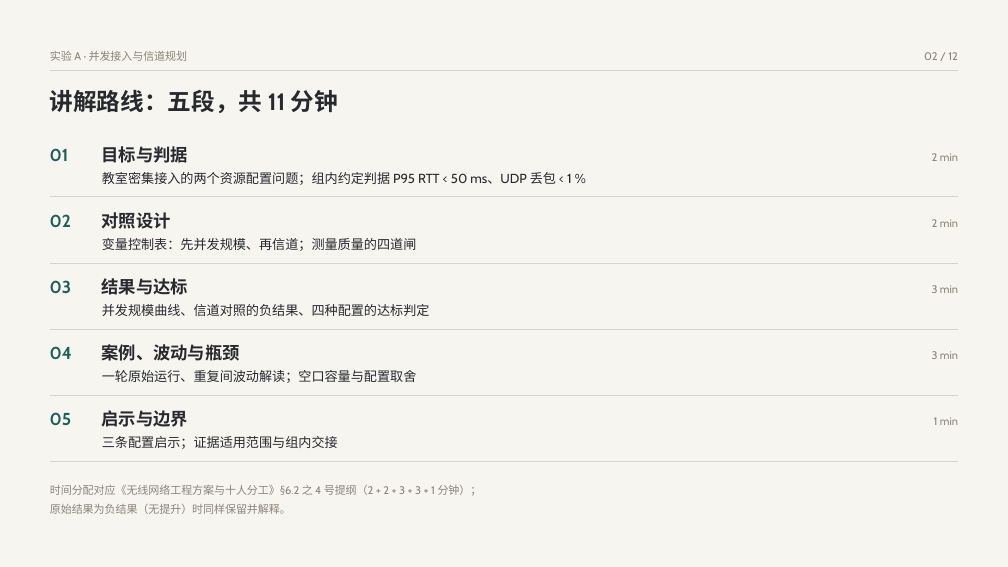
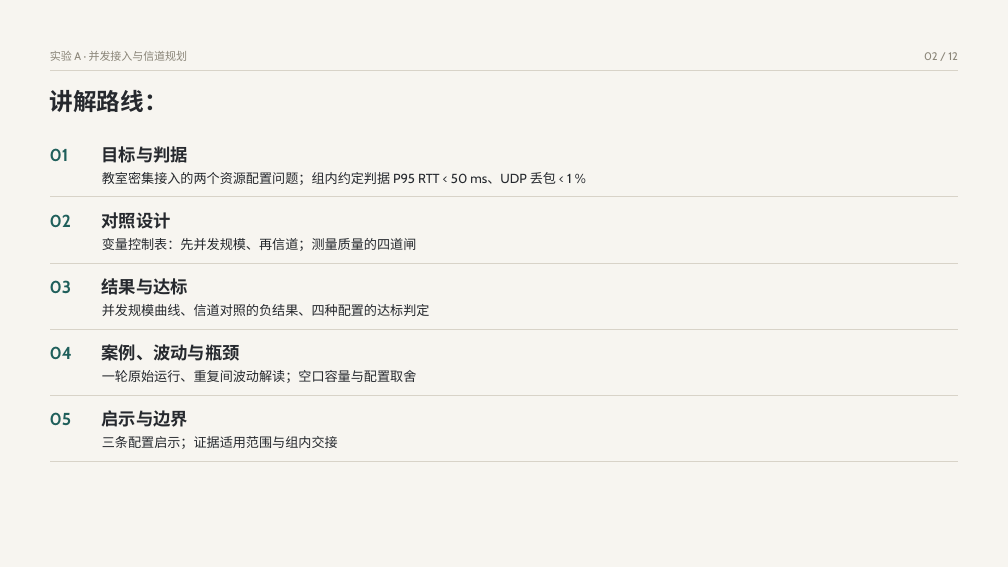
Before and after one commit to Arieaaa/CNC-GR, a slide deck: slide 2 of 4/ppt/expA_deck.pptx. Drawn at 1008x567 pixels with LibreOffice and Linux fonts; fonts in the diff are those of the drawing. Boxes give left, top, right and bottom in pixels: in the first picture for what was removed or moved away, otherwise in the second. Text is boxed around its words. In the diff, an @@ line names an element or a change of style, - is before the commit and + after.

Commit message:
[4] 实验A汇报PPT终版：署名实名、精简路线页与时长标注

```diff
--- a/4/ppt/expA_deck.pptx
+++ b/4/ppt/expA_deck.pptx
@@ text at bbox=[49, 90, 167, 112]: text changed @@
-讲解路线：五段，共 11 分钟
+讲解路线：
@@ text removed at bbox=[932, 153, 958, 161] @@
-2 min
@@ text removed at bbox=[932, 219, 958, 227] @@
-2 min
@@ text removed at bbox=[932, 285, 958, 293] @@
-3 min
@@ text removed at bbox=[932, 351, 958, 359] @@
-3 min
@@ text removed at bbox=[934, 417, 958, 425] @@
-1 min
@@ text removed at bbox=[50, 485, 482, 514] @@
-时间分配对应《无线网络工程方案与十人分工》§6.2 之 4 号提纲（2 + 2 + 3 + 3 + 1 分钟）；
-原始结果为负结果（无提升）时同样保留并解释。
```
Also in this commit, not shown: 5 other slides changed.
